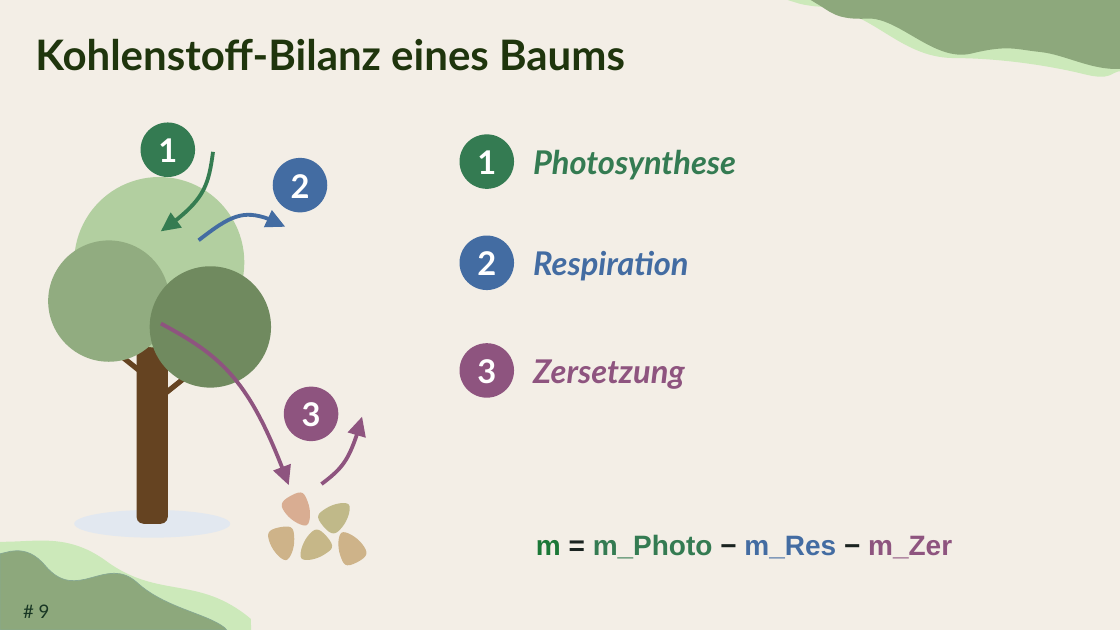
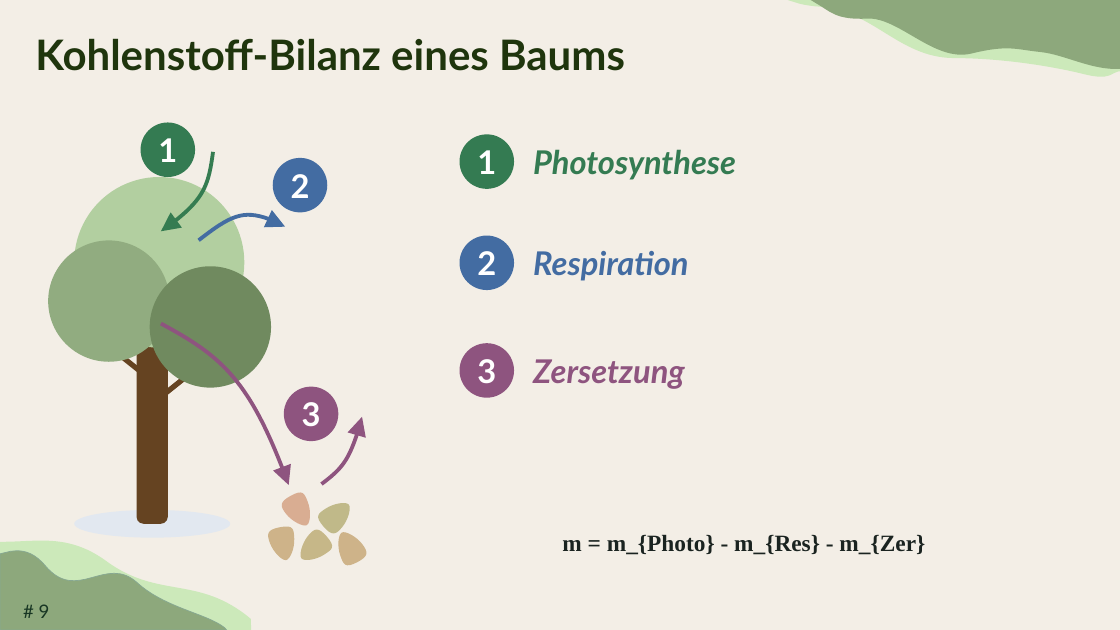
Before and after one commit to TimoDiepers/woodway, a slide deck: slide 9 of docs/slides/dissvortrag.pptx. Drawn at 1120x630 pixels with LibreOffice and Linux fonts; fonts in the diff are those of the drawing; background and template pictures are left out. Boxes give left, top, right and bottom in pixels: in the first picture for what was removed or moved away, otherwise in the second. Text is boxed around its words. In the diff, an @@ line names an element or a change of style, - is before the commit and + after.

```diff
--- a/docs/slides/dissvortrag.pptx
+++ b/docs/slides/dissvortrag.pptx
@@ text at (x1=562, y1=534, x2=925, y2=555): text changed; size 24 to 20 pt; font Arial to Times New Roman; text colour #347B52 to #1A2320 @@
-m = m_Photo − m_Res − m_Zer
+m = m_{Photo} - m_{Res} - m_{Zer}
```
Also in this commit, not shown: 9 other slides changed, 1 slide removed, 4 other files.
